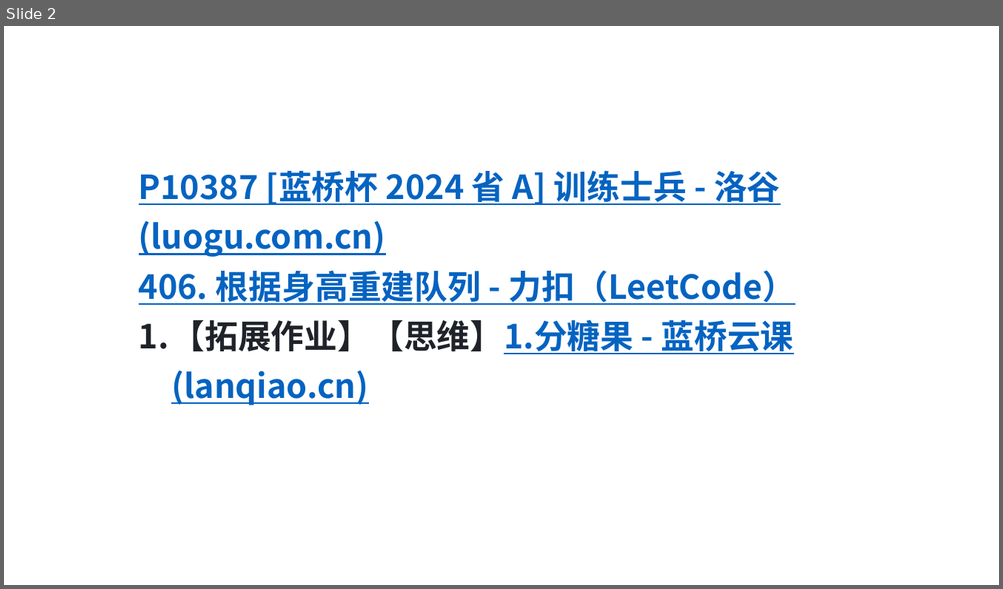
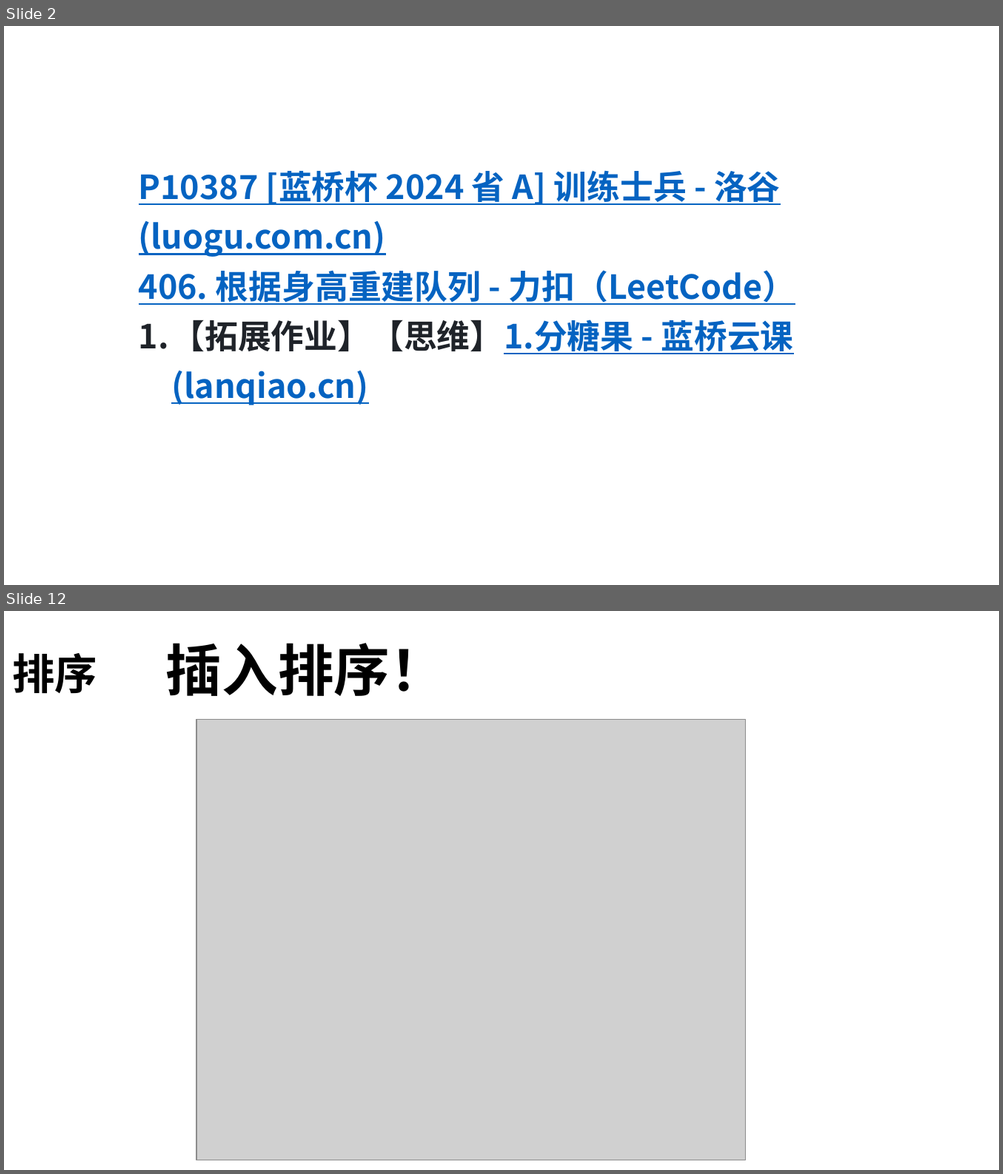
Before and after one commit to TsingPig/CodeRepo, a slide deck: Algorithm/_____保研岛____Python蓝桥杯/蓝桥杯Python冲刺课_课时3 贪心 & 排序/Python 课时3.pptx. Shown one above the other, each under a label of ours: slide 2 before the commit, slides 2 and 12 after it; the slides between them are not shown. The pictures are 1003x589 and 1003x1174 pixels, drawn with LibreOffice and Linux fonts; fonts in the diff are those of the drawing; grey boxes stand for pictures. Boxes give left, top, right and bottom in pixels: in the first picture for what was removed or moved away, otherwise in the second. Text is boxed around its words. In the diff, an @@ line names an element or a change of style, - is before the commit and + after.

```diff
--- a/Algorithm/_____保研岛____Python蓝桥杯/蓝桥杯Python冲刺课_课时3 贪心 & 排序/Python 课时3.pptx
+++ b/Algorithm/_____保研岛____Python蓝桥杯/蓝桥杯Python冲刺课_课时3 贪心 & 排序/Python 课时3.pptx
@@ slide 12 added at <box>4,611,999,1170</box>, background #FFFFFF @@
@@ text added at <box>12,653,97,693</box>, 41 pt, text #000000, bold @@
+排序
@@ text added at <box>166,643,446,696</box>, 54 pt, text #000000, bold @@
+插入排序！
@@ picture added at <box>196,720,745,1161</box> @@
```
Also in this commit, not shown: 17 slides changed, 1 slide removed, 12 other files.
